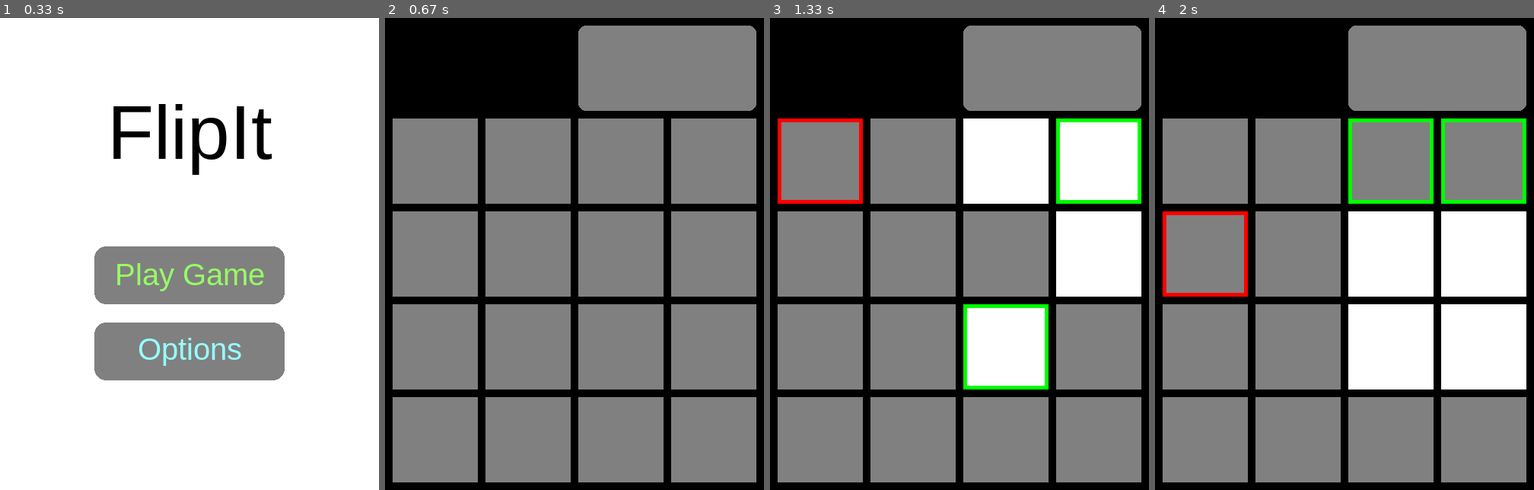
Above: before the commit, frames 1-4 (left to right).
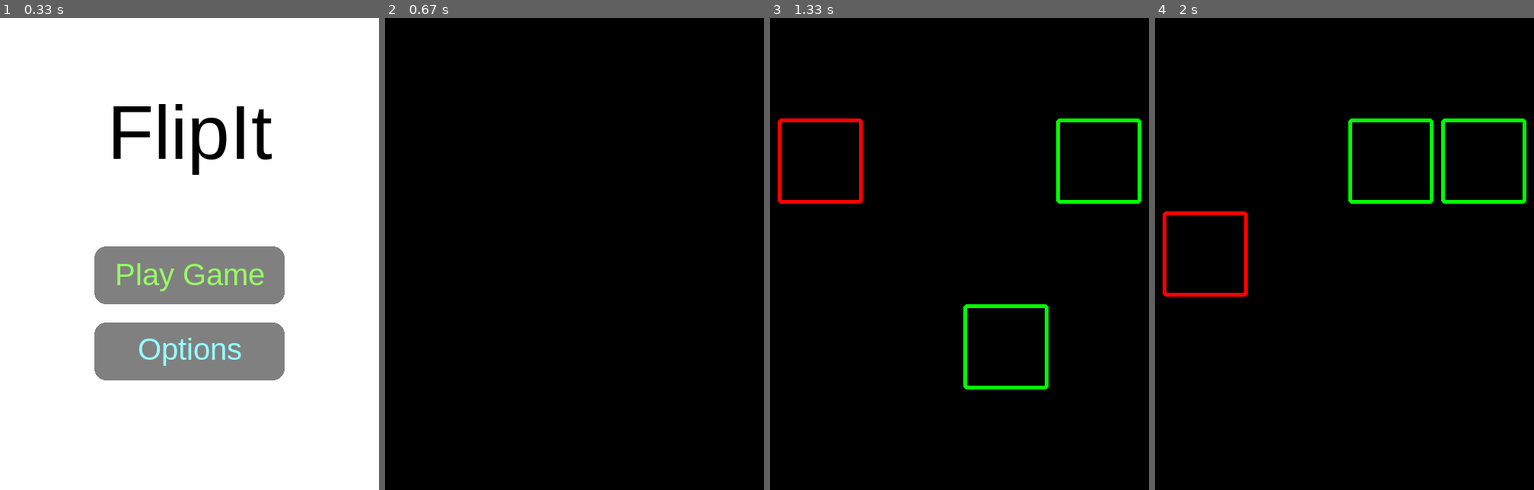
Above: after the commit, the same moments.

Repository: 03kkim/FlipIt
Game: pygame game, started from main.py
Same seed, same stepped clock (60 frames per second), same inputs: the game is played once before the commit and once after it.
Inputs (mouse positions are in pixels of both pictures, inside the frame that each line leads up to):
- Up to frame 1 (0.33 s): no input
- Up to frame 2 (0.67 s): click (574, 254) at 0.38 s
- Up to frame 3 (1.33 s): click (997, 357) at 0.72 s; click (842, 183) at 1.05 s
- Up to frame 4 (2 s): click (1484, 419) at 1.38 s; click (1208, 239) at 1.72 s

Frame 1 is identical in both runs. In frame 2, 73% of the frame differs, in the area x 2-98%, y 1-99%; in frame 3, 71%; in frame 4, 71%.

Commit message:
Make it easier to switch color schemes

Diff:
--- a/main.py
+++ b/main.py
@@ -43,6 +43,13 @@
     highlight1 = RED
     highlight2 = GREEN
 
+    # c1 is background, c2 is border color, c3 is text background (also off state), c4 is on state, c5 is text color
+    c1 = 0
+    c2 = 0
+    c3 = 0
+    c4 = 0
+    c5 = 0
+
     # Variables for individual squares
     width = 112
     height = 112
@@ -58,10 +65,17 @@
     minutes = 0
     seconds = 0
     frames = 0
-    oldsecond = 0
+
 
     # -------- Main Program Loop -----------
     while not done:
+        # Set up the stopwatch
+        if (minutes < 10):
+            if (seconds < 10):
+                stopwatch = str(minutes) + ":" + "0" + str(seconds)
+            else:
+                stopwatch = str(minutes) + ":" + str(seconds)
+
         # --- Main event loop
 
         for event in pygame.event.get():
@@ -101,8 +115,9 @@
             done = True
 
 
-                    # --- Screen-clearing code goes here
-        screen.fill(BLACK)
+        # --- Screen-clearing code goes here
+        screen.fill(c1)
+
 
 
         # If you want a background image, replace this clear with blit'ing the
@@ -110,22 +125,27 @@
 
 
         # --- Drawing code should go here
-        pygame.draw.rect(screen, GRAY, (10 + 2 * (10 + 112), 10, width * 2 + 10, height), border_radius=10)
+        pygame.draw.rect(screen, c3, (10 + 2 * (10 + 112), 10, width * 2 + 10, height), border_radius=10)
+        pygame.draw.rect(screen, c2, (10 + 2 * (10 + 112), 10, width * 2 + 10, height), 3, border_radius=10)
+        draw_text(stopwatch, font, c5, 371, 64)
+
+
         for row in range(4):
             for column in range(4):
-                color = GRAY
+                color = c3
                 if grid[row][column] == 1:
-                    color = WHITE
-                rect1 = pygame.draw.rect(screen, color, (margin + column * (margin + width), (margin + row * (margin + height)) + offset, width, height))
+                    color = c4
+                rect1 = pygame.draw.rect(screen, color, (margin + column * (margin + width), (margin + row * (margin + height)) + offset, width, height), border_radius=5)
+                pygame.draw.rect(screen, c2, (margin + column * (margin + width), (margin + row * (margin + height) + offset), width, height), 3, border_radius=5)
 
                 # Adds to the object grid used to detect mouseovers
                 if len(object_grid) < 16:
                     object_grid.append(rect1)
 
                 if board.is_highlighted[board.coords_to_id(row, column)] == 2:
-                    pygame.draw.rect(screen, highlight1, (margin + column * (margin + width), (margin + row * (margin + height) + offset), width, height), 5)
+                    pygame.draw.rect(screen, highlight1, (margin + column * (margin + width), (margin + row * (margin + height) + offset), width, height), 5, border_radius=5)
                 if board.is_highlighted[board.coords_to_id(row, column)] == 3:
-                    pygame.draw.rect(screen, highlight2, (margin + column * (margin + width), (margin + row * (margin + height) + offset), width, height), 5)
+                    pygame.draw.rect(screen, highlight2, (margin + column * (margin + width), (margin + row * (margin + height) + offset), width, height), 5, border_radius=5)
         # --- Go ahead and update the screen with what we've drawn.
         pygame.display.flip()
 
--- a/scratch.txt
+++ b/scratch.txt
@@ -13,7 +13,9 @@
     *Lowest time
 - Make randomization work differently
     *Implement a seed system so you can more easily go back, or so that you can play the same board as somebody else
-
+- Make colors customizable
+- https://visme.co/blog/website-color-schemes/
+- Change font to be more appealing
 
 
 
